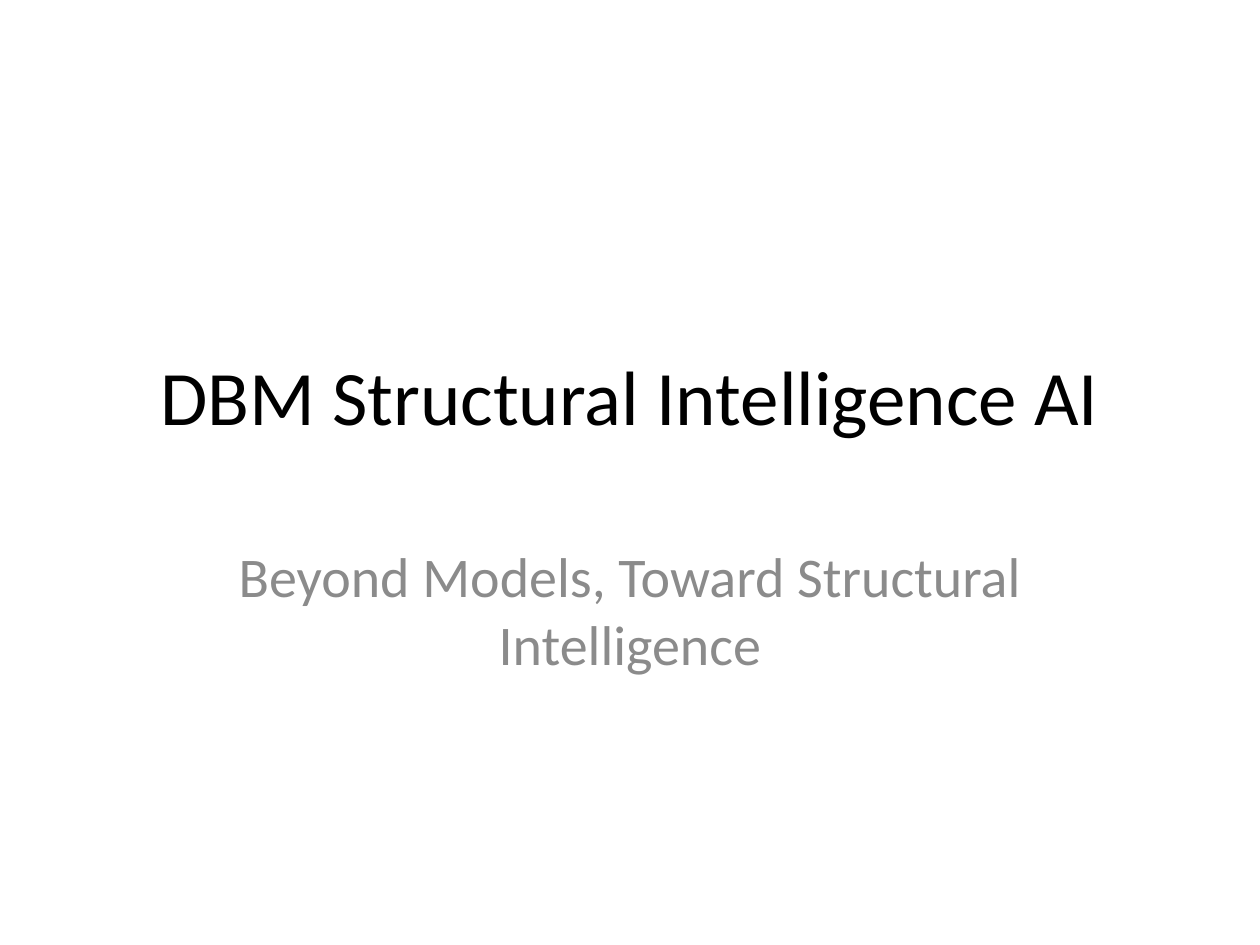
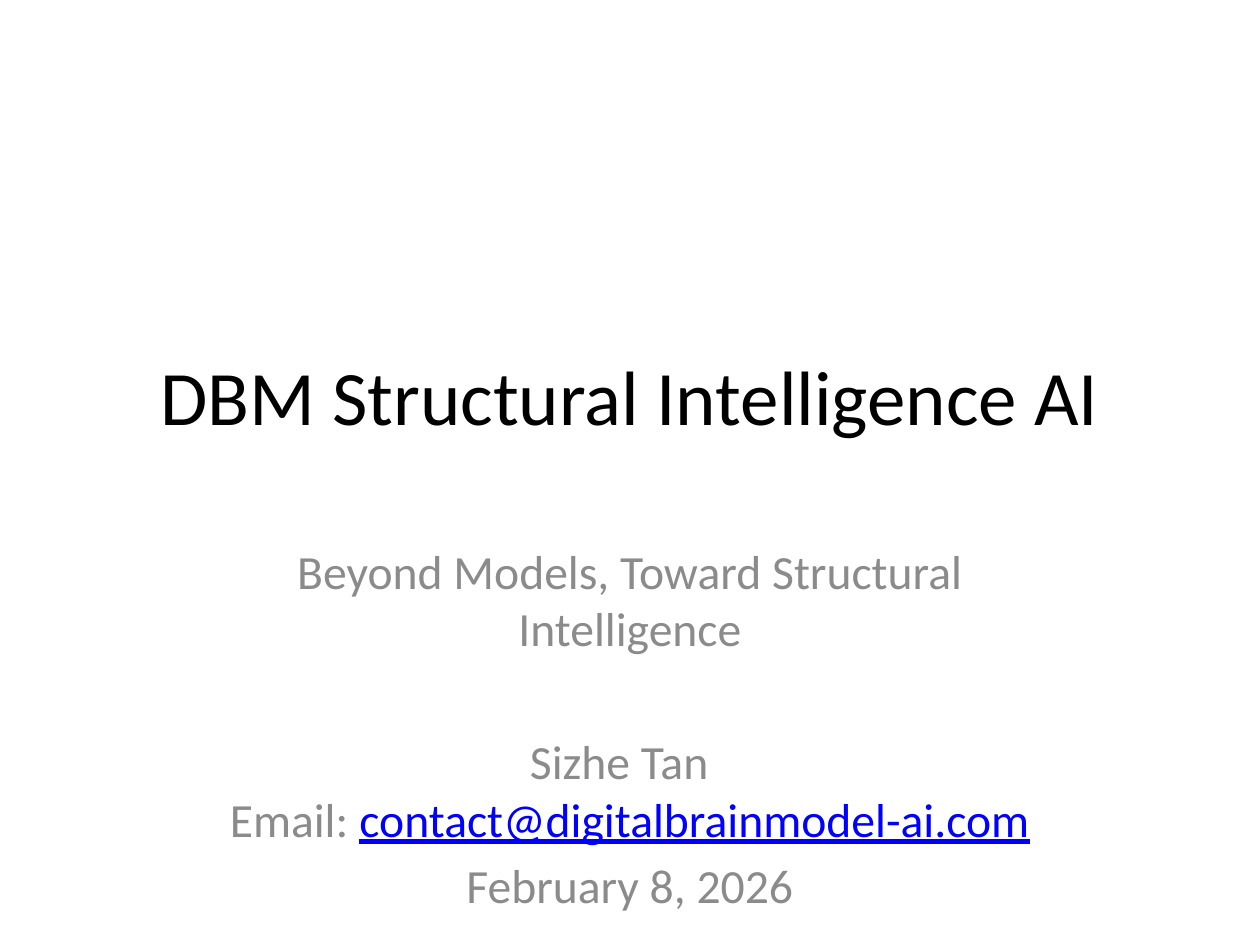
Before and after one commit to sizhet/Digital-Brain-Model-Chain-of-Thoughts, a slide deck: slide 1 of DBM-Structural-Intelligence-Introduction-slides.pptx. Drawn at 1260x945 pixels with LibreOffice and Linux fonts; fonts in the diff are those of the drawing. Boxes give left, top, right and bottom in pixels: in the first picture for what was removed or moved away, otherwise in the second. Text is boxed around its words. In the diff, an @@ line names an element or a change of style, - is before the commit and + after.

```diff
--- a/DBM-Structural-Intelligence-Introduction-slides.pptx
+++ b/DBM-Structural-Intelligence-Introduction-slides.pptx
@@ subtitle at (297, 556, 962, 654): size 32 to 27.2 pt in "Beyond Models, Toward Structural Intelligence" @@
@@ subtitle at (230, 746, 1029, 911): paragraphs added @@
+Sizhe Tan
+Email: contact@digitalbrainmodel-ai.com
+February 8, 2026
```
Also in this commit, not shown: 1 other file.
